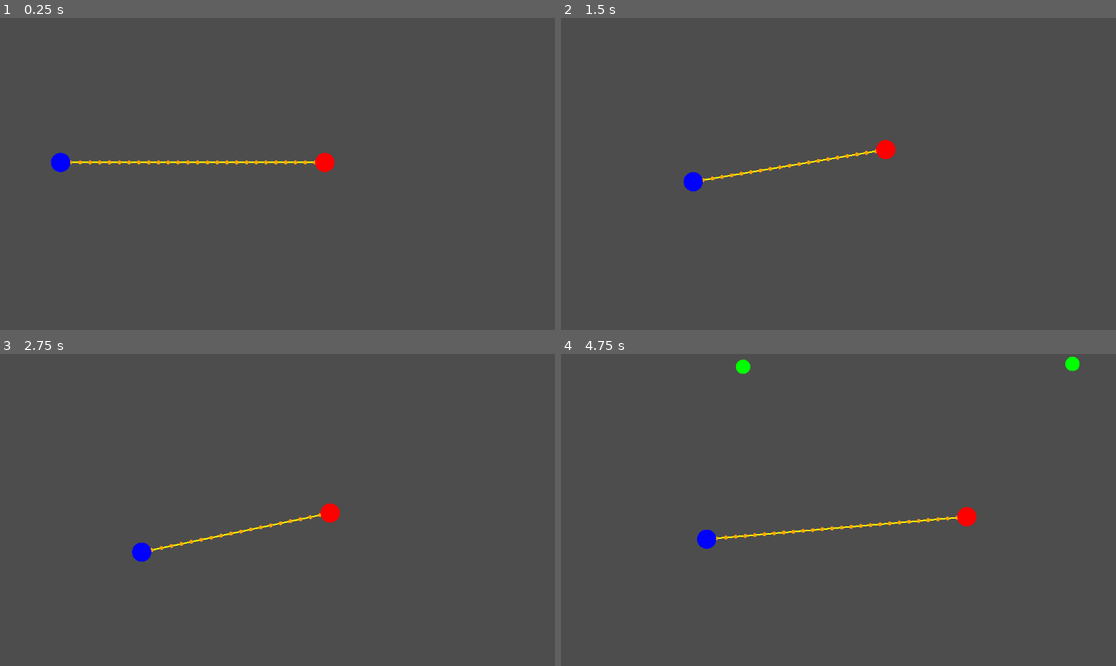
Above: before the commit, frames 1-4 (two rows, left to right).
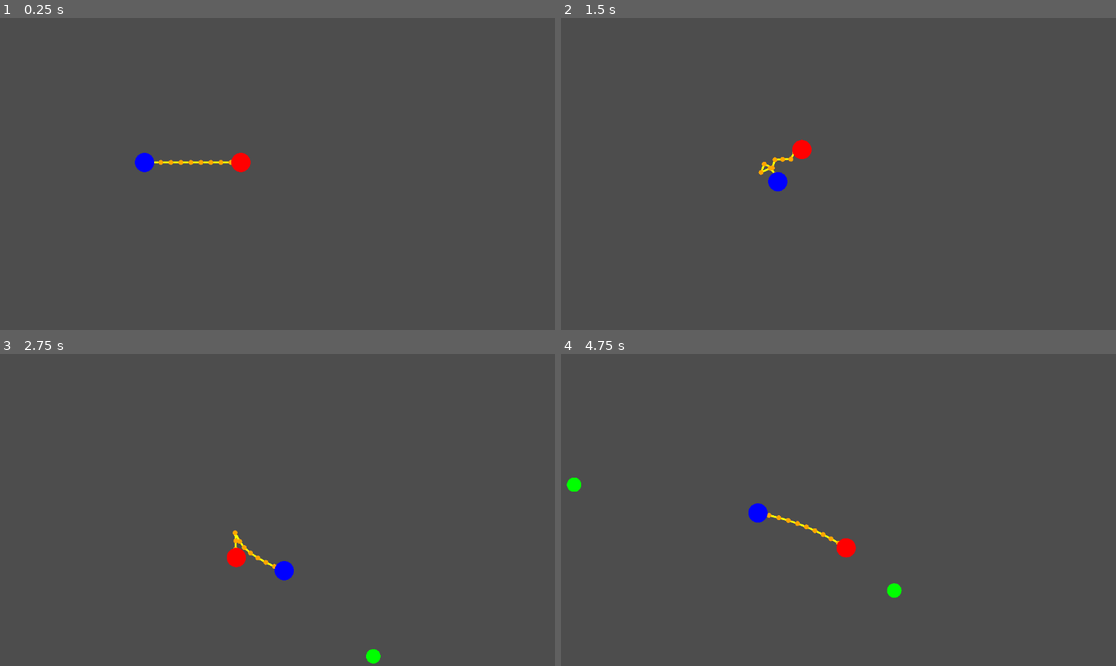
Above: after the commit, the same moments.

Repository: K2bit/PrisonGame
Game: Godot game, scene res://game.tscn
The game is run twice, just before and just after one commit, with the same random seed, the same clock (stepped at 60 frames per second) and the same inputs.
Inputs:
- Up to frame 1 (0.25 s): no input
- Up to frame 2 (1.5 s): tap Enter at 0.5 s; hold D 0.53-1.28 s; hold R 0.53-1.28 s; tap I at 0.8, 1.35 s; hold S from 1.28 s (still down)
- Up to frame 3 (2.75 s): tap K at 1.55 s; release S at 2.03 s; hold D from 2.03 s (still down); hold K from 2.03 s (still down); tap J at 2.3 s
- Up to frame 4 (4.75 s): release D at 2.78 s; release K at 2.78 s; hold W 2.78-3.53 s; tap J at 2.85 s; tap L at 3.05 s; hold L 3.53-4.28 s; hold A from 3.53 s (still down); tap P at 3.8, 4.35 s; tap R at 4.55 s

The runs differ from the first frame. In frame 1, 1.0% of the frame differs, in the area x 9-61%, y 43-50%; in frame 2, 1.0%; in frame 3, 1.2%; in frame 4, 1.6%, in the area x 1-94%, y 0-79%.

Commit message:
fixed logic

Diff:
--- a/chain_manager.gd
+++ b/chain_manager.gd
@@ -3,19 +3,30 @@
 @export var player1: CharacterBody2D
 @export var player2: CharacterBody2D
 @export var min_chain_length: float = 50.0
-@export var max_chain_length: float = 400.0
-@export var reel_speed: float = 100.0
+@export var max_chain_length: float = 500.0
+@export var reel_speed: float = 150.0
+@export var chain_stiffness: float = 0.3
+@export var num_chain_segments: int = 10
+@export var chain_collision_radius: float = 25.0  # How close zombies need to be to "touch" chain
 
-var current_max_length: float = 200.0
-var chain_segments: Array = []
+var current_max_length: float = 300.0
+var chain_points: Array = []
 var is_player1_reeling: bool = false
 var is_player2_reeling: bool = false
+var wrapped_zombies: Array = []
 
 func _ready():
 	if player1:
 		player1.reel_pressed.connect(_on_player_reel)
 	if player2:
 		player2.reel_pressed.connect(_on_player_reel)
+
+	# Initialize chain points
+	if player1 and player2:
+		for i in range(num_chain_segments + 1):
+			var t = i / float(num_chain_segments)
+			var pos = player1.global_position.lerp(player2.global_position, t)
+			chain_points.append(pos)
 
 func _process(delta):
 	if not player1 or not player2:
@@ -24,31 +35,137 @@
 	# Handle reeling
 	if is_player1_reeling or is_player2_reeling:
 		current_max_length = max(min_chain_length, current_max_length - reel_speed * delta)
+		check_for_kills()
+	else:
+		# Gradually expand max length when not reeling
+		var distance = player1.global_position.distance_to(player2.global_position)
+		if distance > current_max_length:
+			current_max_length = min(max_chain_length, current_max_length + reel_speed * delta * 0.5)
 
-	# Expand chain as players move apart
-	var distance = player1.global_position.distance_to(player2.global_position)
-	if distance > current_max_length:
-		current_max_length = min(max_chain_length, distance)
+	# Update chain physics
+	update_chain_physics(delta)
+
+	# Check for chain collisions with zombies
+	check_chain_collisions()
 
 	queue_redraw()
+
+func update_chain_physics(delta):
+	if chain_points.size() != num_chain_segments + 1:
+		return
+
+	# Lock first and last points to players
+	chain_points[0] = player1.global_position
+	chain_points[num_chain_segments] = player2.global_position
+
+	# Simulate rope physics for middle points
+	var segment_length = current_max_length / num_chain_segments
+
+	# Multiple iterations for stability
+	for iteration in range(3):
+		# Move points toward their ideal positions
+		for i in range(1, num_chain_segments):
+			var prev = chain_points[i - 1]
+			var curr = chain_points[i]
+			var next = chain_points[i + 1]
+
+			# Average between neighbors
+			var ideal_pos = (prev + next) / 2.0
+			chain_points[i] = curr.lerp(ideal_pos, chain_stiffness)
+
+		# Constrain distances between segments
+		for i in range(num_chain_segments):
+			var p1 = chain_points[i]
+			var p2 = chain_points[i + 1]
+			var dist = p1.distance_to(p2)
+			var diff = dist - segment_length
+
+			if dist > 0:
+				var direction = (p2 - p1).normalized()
+				var correction = direction * diff * 0.5
+
+				if i > 0:
+					chain_points[i] += correction
+				if i < num_chain_segments - 1:
+					chain_points[i + 1] -= correction
+
+func check_chain_collisions():
+	var zombies = get_tree().get_nodes_in_group("zombies")
+	wrapped_zombies.clear()
+
+	for zombie in zombies:
+		var is_touching_chain = false
+
+		# Check if zombie is close to any chain segment
+		for i in range(chain_points.size() - 1):
+			var p1 = chain_points[i]
+			var p2 = chain_points[i + 1]
+
+			var closest_point = get_closest_point_on_segment(zombie.global_position, p1, p2)
+			var distance = zombie.global_position.distance_to(closest_point)
+
+			if distance < chain_collision_radius:
+				is_touching_chain = true
+				wrapped_zombies.append(zombie)
+				break
+
+		if is_touching_chain:
+			# Zombie is wrapped, slow it down
+			zombie.set_wrapped(true, 0.3)
+		else:
+			zombie.set_wrapped(false)
+
+func get_closest_point_on_segment(point: Vector2, seg_start: Vector2, seg_end: Vector2) -> Vector2:
+	var segment = seg_end - seg_start
+	var segment_length_sq = segment.length_squared()
+
+	if segment_length_sq == 0:
+		return seg_start
+
+	var t = clamp((point - seg_start).dot(segment) / segment_length_sq, 0.0, 1.0)
+	return seg_start + segment * t
+
+func check_for_kills():
+	# Check if any wrapped zombies are inside the chain loop
+	var zombies = get_tree().get_nodes_in_group("zombies")
+
+	for zombie in zombies:
+		if zombie.is_wrapped and is_chain_forming_loop():
+			# Check if zombie is inside the loop
+			if zombie.is_inside_chain_loop(chain_points):
+				zombie.explode()
+
+func is_chain_forming_loop() -> bool:
+	# Check if the chain is tight enough to form a killing loop
+	# The chain forms a loop when players are close enough and reeling
+	var distance = player1.global_position.distance_to(player2.global_position)
+	return distance < current_max_length * 0.7 and (is_player1_reeling or is_player2_reeling)
 
 func _draw():
 	if not player1 or not player2:
 		return
 
-	var p1_pos = player1.global_position
-	var p2_pos = player2.global_position
-	var distance = p1_pos.distance_to(p2_pos)
+	if chain_points.size() < 2:
+		return
 
-	# Draw the chain
-	draw_line(to_local(p1_pos), to_local(p2_pos), Color.YELLOW, 3.0)
+	# Draw the chain segments
+	for i in range(chain_points.size() - 1):
+		var p1 = to_local(chain_points[i])
+		var p2 = to_local(chain_points[i + 1])
 
-	# Draw segments along the chain
-	var num_segments = int(distance / 20.0)
-	for i in range(1, num_segments):
-		var t = i / float(num_segments)
-		var pos = p1_pos.lerp(p2_pos, t)
-		draw_circle(to_local(pos), 4, Color.ORANGE)
+		# Make chain red when reeling
+		var chain_color = Color.RED if (is_player1_reeling or is_player2_reeling) else Color.YELLOW
+		draw_line(p1, p2, chain_color, 4.0)
+
+	# Draw chain links
+	for i in range(chain_points.size()):
+		var pos = to_local(chain_points[i])
+		draw_circle(pos, 5, Color.ORANGE)
+
+	# Debug: Draw collision radius around chain (optional, comment out later)
+	# for i in range(chain_points.size() - 1):
+	# 	var p1 = to_local(chain_points[i])
+	# 	draw_circle(p1, chain_collision_radius, Color(1, 1, 0, 0.1))
 
 func _on_player_reel(player_id: int):
 	if player_id == 1:
@@ -60,3 +177,16 @@
 	# Reset reeling flags each frame
 	is_player1_reeling = false
 	is_player2_reeling = false
+
+	# Apply constraint to keep players within max chain length
+	if player1 and player2:
+		var distance = player1.global_position.distance_to(player2.global_position)
+		if distance > current_max_length:
+			var direction = (player2.global_position - player1.global_position).normalized()
+			var overlap = distance - current_max_length
+
+			player1.global_position += direction * overlap * 0.5
+			player2.global_position -= direction * overlap * 0.5
+
+func get_chain_points() -> Array:
+	return chain_points
--- a/game.tscn
+++ b/game.tscn
@@ -22,3 +22,10 @@
 [node name="ZombieSpawner" type="Node2D" parent="."]
 script = ExtResource("3_feb5d")
 zombie_scene = ExtResource("4_fc0e3")
+
+[node name="Camera2D" type="Camera2D" parent="."]
+anchor_mode = 0
+limit_left = 0
+limit_top = 0
+limit_right = 1152
+limit_bottom = 648
--- a/player.gd
+++ b/player.gd
@@ -42,20 +42,46 @@
 func _physics_process(delta):
 	var input_vector = Vector2.ZERO
 
-	if Input.is_key_pressed(KEY_W if input_up == "w" else KEY_I):
-		input_vector.y -= 1
-	if Input.is_key_pressed(KEY_S if input_down == "s" else KEY_K):
-		input_vector.y += 1
-	if Input.is_key_pressed(KEY_A if input_left == "a" else KEY_J):
-		input_vector.x -= 1
-	if Input.is_key_pressed(KEY_D if input_right == "d" else KEY_L):
-		input_vector.x += 1
-
-	if Input.is_key_pressed(KEY_R if input_reel == "r" else KEY_P):
-		reel_pressed.emit(player_id)
+	# Use match statement with player_id for cleaner input handling
+	if player_id == 1:
+		if Input.is_physical_key_pressed(KEY_W):
+			input_vector.y -= 1
+		if Input.is_physical_key_pressed(KEY_S):
+			input_vector.y += 1
+		if Input.is_physical_key_pressed(KEY_A):
+			input_vector.x -= 1
+		if Input.is_physical_key_pressed(KEY_D):
+			input_vector.x += 1
+		if Input.is_physical_key_pressed(KEY_R):
+			reel_pressed.emit(player_id)
+	else:  # player_id == 2
+		if Input.is_physical_key_pressed(KEY_I):
+			input_vector.y -= 1
+		if Input.is_physical_key_pressed(KEY_K):
+			input_vector.y += 1
+		if Input.is_physical_key_pressed(KEY_J):
+			input_vector.x -= 1
+		if Input.is_physical_key_pressed(KEY_L):
+			input_vector.x += 1
+		if Input.is_physical_key_pressed(KEY_P):
+			reel_pressed.emit(player_id)
 
 	if input_vector != Vector2.ZERO:
 		input_vector = input_vector.normalized()
 
 	velocity = input_vector * speed
 	move_and_slide()
+
+	# Check for zombie collisions
+	check_zombie_collision()
+
+func check_zombie_collision():
+	var zombies = get_tree().get_nodes_in_group("zombies")
+	for zombie in zombies:
+		if global_position.distance_to(zombie.global_position) < 35:  # 20 + 15 radius
+			# Handle player damage here later
+			# For now, just visual feedback
+			$Polygon2D.modulate = Color(1, 0.5, 0.5)
+			await get_tree().create_timer(0.1).timeout
+			$Polygon2D.modulate = Color.WHITE
+			break
--- a/player.tscn
+++ b/player.tscn
@@ -8,7 +8,7 @@
 script = ExtResource("1_4flbx")
 
 [node name="CollisionShape2D" type="CollisionShape2D" parent="."]
-scale = Vector2(20, 20)
+scale = Vector2(1e-05, 1e-05)
 shape = SubResource("CircleShape2D_onrkg")
 debug_color = Color(0, 0.5490661, 0.9287343, 0.41960785)
 
--- a/zombie.gd
+++ b/zombie.gd
@@ -1,8 +1,10 @@
 extends CharacterBody2D
 
 @export var speed: float = 80.0
+@export var base_speed: float = 80.0
 var target_position: Vector2
-var wrapped_count: int = 0  # How many times the chain has wrapped around this zombie
+var is_wrapped: bool = false
+var wrap_slowdown: float = 1.0  # 1.0 = full speed, 0.0 = stopped
 
 func _ready():
 	# Create circle visual
@@ -17,32 +19,56 @@
 
 	# Set random target in center of screen
 	target_position = Vector2(
-		randf_range(200, 600),
-		randf_range(200, 400)
+		randf_range(200, 950),
+		randf_range(200, 450)
 	)
 
+	add_to_group("zombies")
+	base_speed = speed
+
 func _physics_process(delta):
+	# Apply speed reduction if wrapped
+	var current_speed = base_speed * wrap_slowdown
+
 	var direction = (target_position - global_position).normalized()
-	velocity = direction * speed
+	velocity = direction * current_speed
 	move_and_slide()
 
 	# Stop when close to target
 	if global_position.distance_to(target_position) < 10:
 		velocity = Vector2.ZERO
 
-func check_chain_wrap(chain_pos1: Vector2, chain_pos2: Vector2):
-	# Simple check if zombie is between the two chain positions
-	var to_zombie = global_position - chain_pos1
-	var chain_dir = (chain_pos2 - chain_pos1).normalized()
-	var projection = to_zombie.dot(chain_dir)
-	var chain_length = chain_pos1.distance_to(chain_pos2)
+	# Visual feedback when wrapped
+	if is_wrapped:
+		$Polygon2D.color = Color.DARK_RED
+	else:
+		$Polygon2D.color = Color.GREEN
 
-	if projection > 0 and projection < chain_length:
-		var closest_point = chain_pos1 + chain_dir * projection
-		if global_position.distance_to(closest_point) < 20:
-			wrapped_count += 1
-			return true
-	return false
+func set_wrapped(wrapped: bool, slowdown: float = 0.3):
+	is_wrapped = wrapped
+	wrap_slowdown = slowdown if wrapped else 1.0
+
+func is_inside_chain_loop(chain_points: Array) -> bool:
+	# Use ray casting method to determine if point is inside polygon
+	if chain_points.size() < 3:
+		return false
+
+	var point = global_position
+	var intersections = 0
+
+	for i in range(chain_points.size()):
+		var p1 = chain_points[i]
+		var p2 = chain_points[(i + 1) % chain_points.size()]
+
+		# Ray casting to the right
+		if ((p1.y > point.y) != (p2.y > point.y)) and \
+		   (point.x < (p2.x - p1.x) * (point.y - p1.y) / (p2.y - p1.y) + p1.x):
+			intersections += 1
+
+	return intersections % 2 == 1
 
 func explode():
+	# Add a simple visual effect before dying
+	$Polygon2D.color = Color.WHITE
+	await get_tree().create_timer(0.1).timeout
 	queue_free()
--- a/zombie.tscn
+++ b/zombie.tscn
@@ -8,7 +8,7 @@
 script = ExtResource("1_uiaus")
 
 [node name="CollisionShape2D" type="CollisionShape2D" parent="."]
-scale = Vector2(15, 15)
+scale = Vector2(1e-05, 1e-05)
 shape = SubResource("CircleShape2D_roy8y")
 
 [node name="Polygon2D" type="Polygon2D" parent="."]
--- a/zombie_spawner.gd
+++ b/zombie_spawner.gd
@@ -2,13 +2,14 @@
 
 @export var zombie_scene: PackedScene
 @export var spawn_interval: float = 2.0
-@export var zombies_per_wave: int = 3
+@export var zombies_per_wave: int = 1
 
 var spawn_timer: float = 0.0
-var screen_size: Vector2
+var play_area: Rect2
 
 func _ready():
-	screen_size = get_viewport_rect().size
+	# Define the actual play area (not viewport size)
+	play_area = Rect2(0, 0, 1152, 648)
 
 func _process(delta):
 	spawn_timer += delta
@@ -26,16 +27,16 @@
 
 	var zombie = zombie_scene.instantiate()
 
-	# Spawn from random side
+	# Spawn from random side of the play area
 	var side = randi() % 4
 	match side:
 		0:  # Top
-			zombie.global_position = Vector2(randf_range(0, screen_size.x), -30)
+			zombie.global_position = Vector2(randf_range(0, play_area.size.x), -30)
 		1:  # Bottom
-			zombie.global_position = Vector2(randf_range(0, screen_size.x), screen_size.y + 30)
+			zombie.global_position = Vector2(randf_range(0, play_area.size.x), play_area.size.y + 30)
 		2:  # Left
-			zombie.global_position = Vector2(-30, randf_range(0, screen_size.y))
+			zombie.global_position = Vector2(-30, randf_range(0, play_area.size.y))
 		3:  # Right
-			zombie.global_position = Vector2(screen_size.x + 30, randf_range(0, screen_size.y))
+			zombie.global_position = Vector2(play_area.size.x + 30, randf_range(0, play_area.size.y))
 
 	get_parent().add_child(zombie)
Not shown, changed: .gitignore
